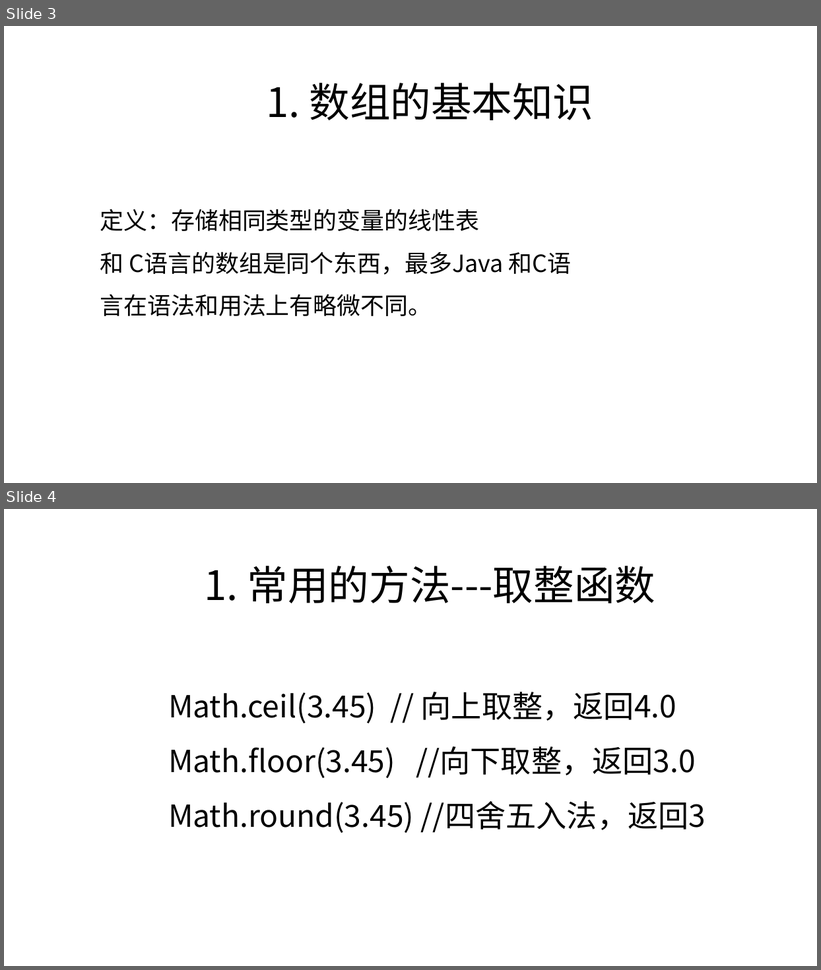
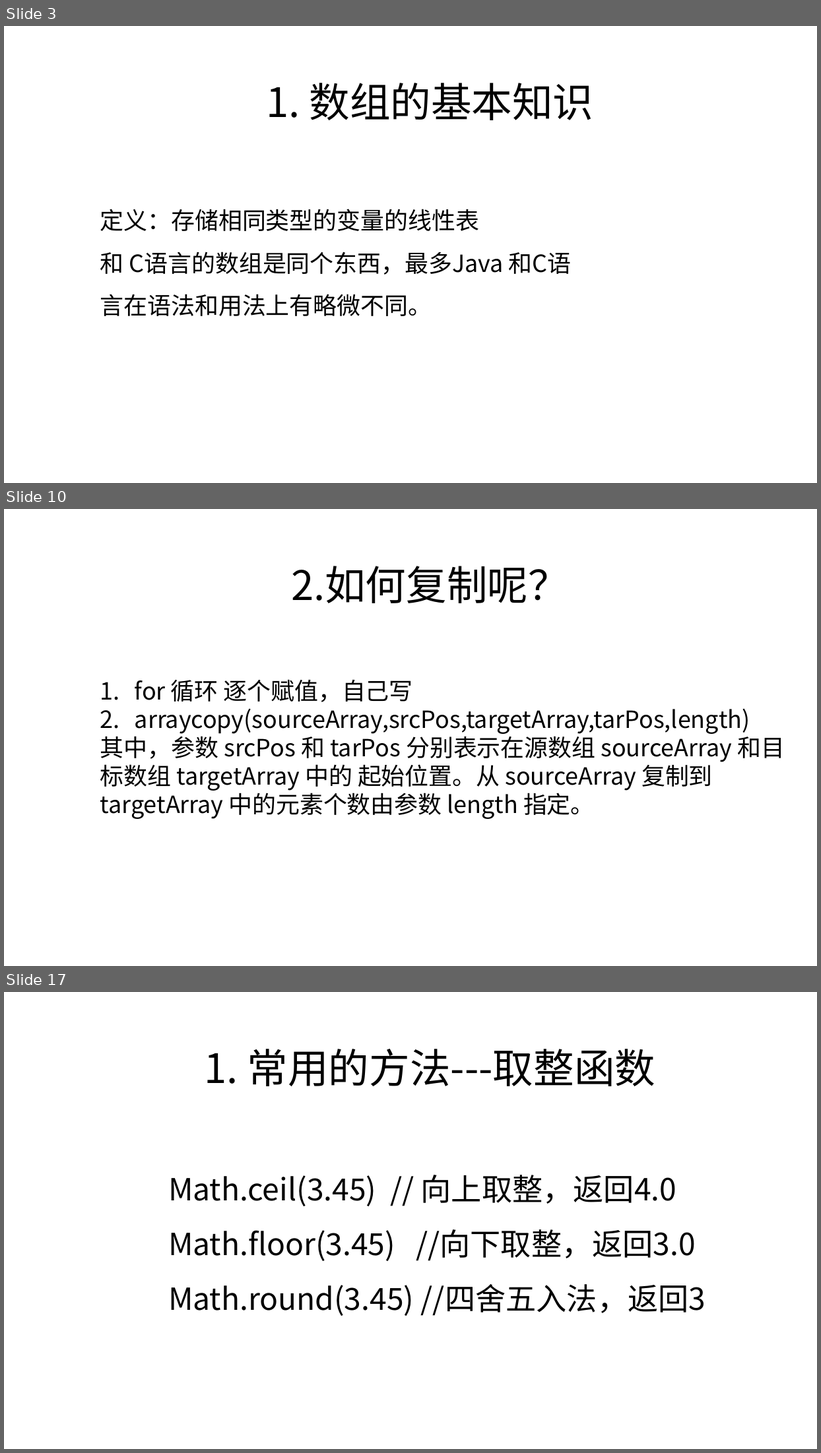
Before and after one commit to zjyesir/hmc_java_1, a slide deck: ppt/4 一维数组.pptx. Shown one above the other, each under a label of ours: slides 3 and 4 before the commit, slides 3, 10 and 17 after it; the slides between them are not shown. The pictures are 821x970 and 821x1453 pixels, drawn with LibreOffice and Linux fonts; fonts in the diff are those of the drawing; background and template pictures are left out. Boxes give left, top, right and bottom in pixels: in the first picture for what was removed or moved away, otherwise in the second. Text is boxed around its words. In the diff, an @@ line names an element or a change of style, - is before the commit and + after.

Commit message:
一维数组 ppt 更新

```diff
--- a/ppt/4 一维数组.pptx
+++ b/ppt/4 一维数组.pptx
@@ slide 10 added at (4, 509, 817, 966), background picture (left out) @@
@@ text added at (291, 566, 569, 603), 48 pt, text #000000 @@
+2.如何复制呢？
@@ text added at (100, 680, 785, 819), 28 pt, text #000000 @@
+1. for 循环 逐个赋值，自己写
+2. arraycopy(sourceArray,srcPos,targetArray,tarPos,length)
+其中，参数 srcPos 和 tarPos 分别表示在源数组 sourceArray 和目标数组 targetArray 中的 起始位置。从 sourceArray 复制到 targetArray 中的元素个数由参数 length 指定。
@@ what was slide 4 is now slide 17 @@
```
Also in this commit, not shown: 12 other slides added.
